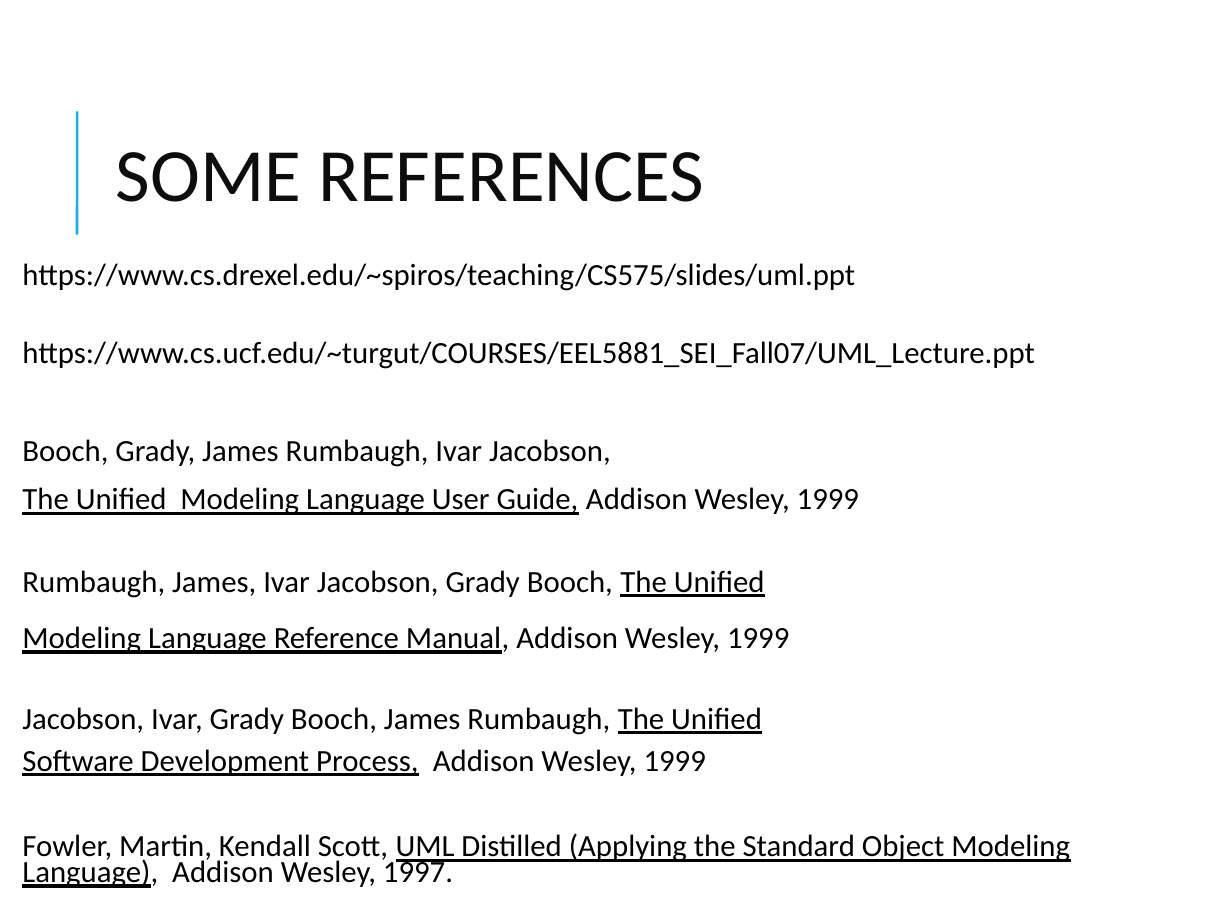
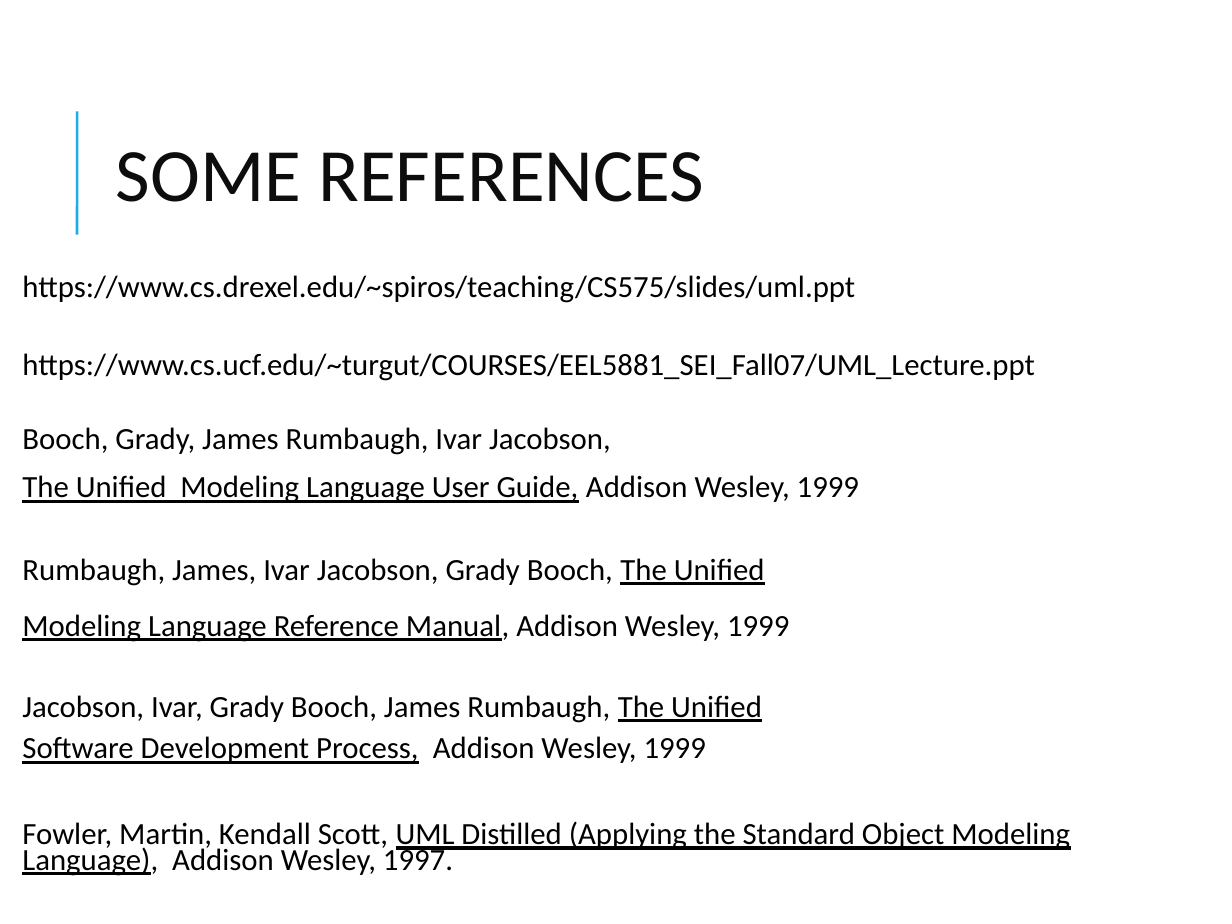
Before and after one commit to ppawar/ppawar.github.io, a slide deck: slide 85 of CSE308-S19/Slides/PPT/Introduction to UML.ppt (slide 84 before the commit). Drawn at 1232x924 pixels with LibreOffice and Linux fonts; fonts in the diff are those of the drawing. Boxes give left, top, right and bottom in pixels: in the first picture for what was removed or moved away, otherwise in the second. Text is boxed around its words. In the diff, an @@ line names an element or a change of style, - is before the commit and + after.

```diff
--- a/CSE308-S19/Slides/PPT/Introduction to UML.ppt
+++ b/CSE308-S19/Slides/PPT/Introduction to UML.ppt
@@ text "https://www.cs.drexel.edu/~spiros/teaching/CS575/slides/uml. ..." rewrapped from (22,263,1070,888) to (22,275,1070,876) @@
```
Also in this commit, not shown: 6 other slides changed, 1 slide added, 10 other files.
